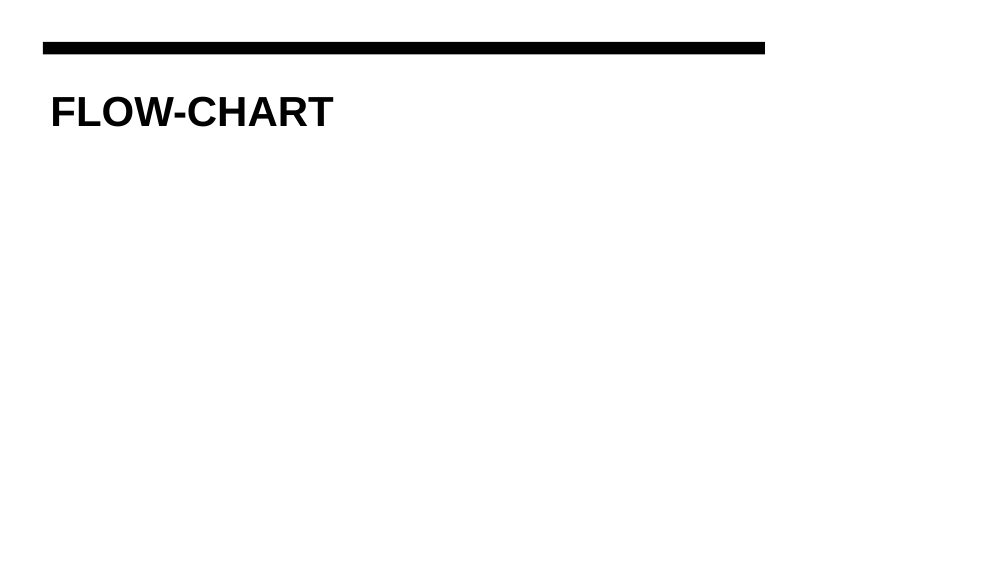
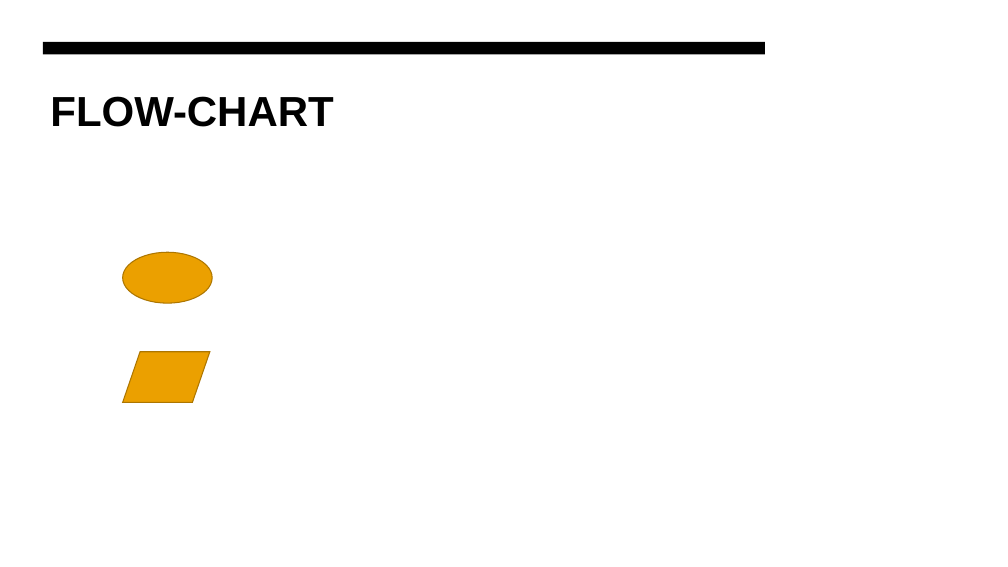
Before and after one commit to faizmohammedkhan7/neocortexapi, a slide deck: slide 9 of source/MySEProject/Documentation/ML-22-23-15 Approve Prediction of Multisequence Learning .pptx (slide 8 before the commit). Drawn at 1008x567 pixels with LibreOffice and Linux fonts; fonts in the diff are those of the drawing. Boxes give left, top, right and bottom in pixels: in the first picture for what was removed or moved away, otherwise in the second. Text is boxed around its words. In the diff, an @@ line names an element or a change of style, - is before the commit and + after.

```diff
--- a/source/MySEProject/Documentation/ML-22-23-15 Approve Prediction of Multisequence Learning .pptx
+++ b/source/MySEProject/Documentation/ML-22-23-15 Approve Prediction of Multisequence Learning .pptx
@@ ellipse added at (x1=123, y1=253, x2=212, y2=303), fill #EBA000, outline #AE7600 1 pt @@
@@ flow chart input output added at (x1=123, y1=352, x2=209, y2=402), fill #EBA000, outline #AE7600 1 pt @@
```
Also in this commit, not shown: 1 slide added.
